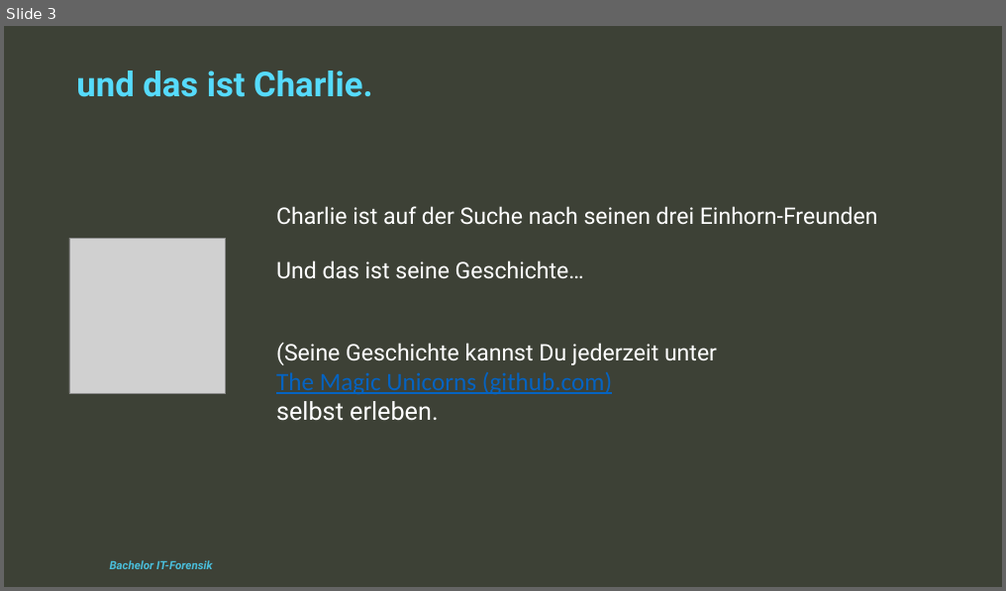
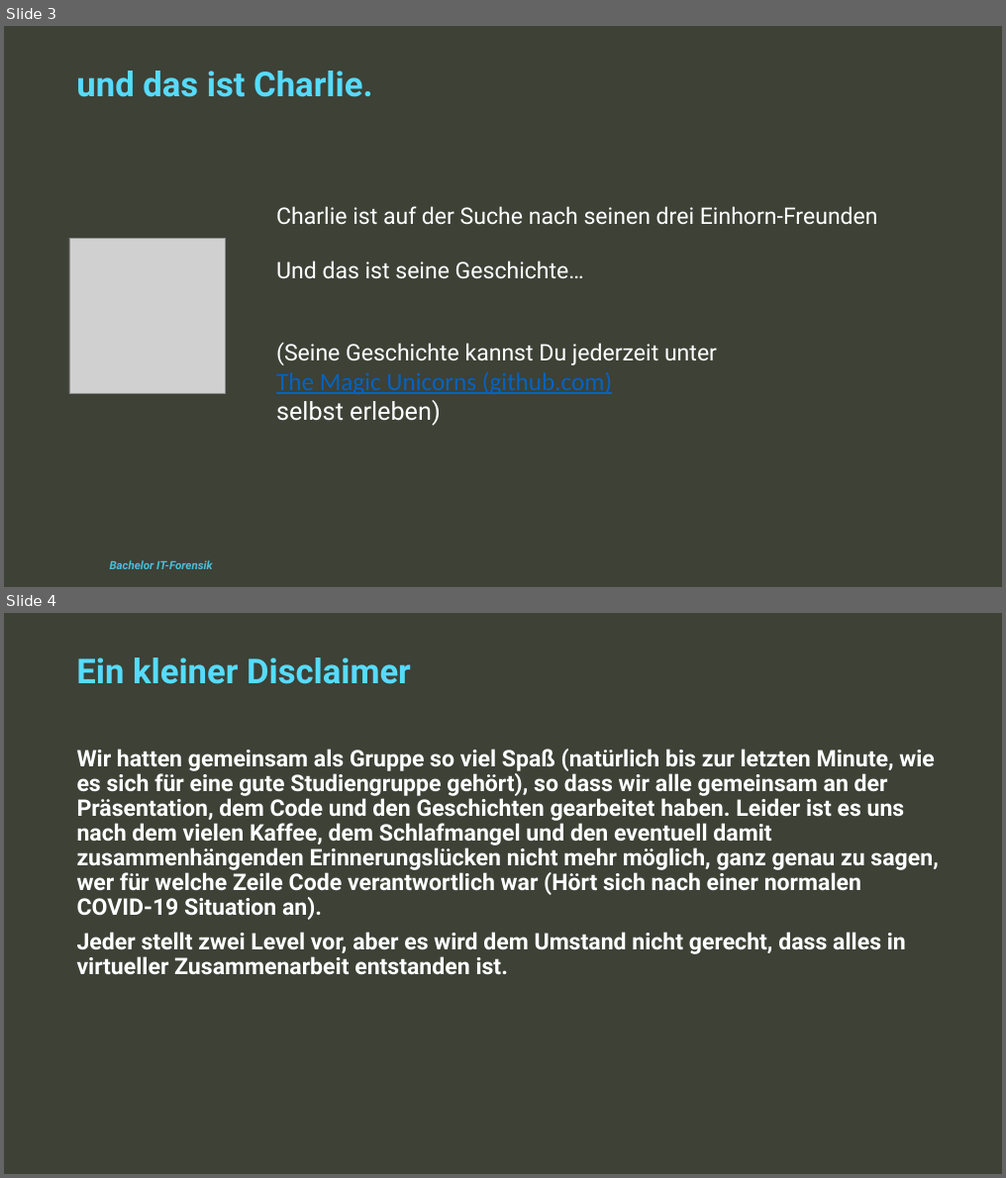
Before and after one commit to The-Magic-Unicorns/pythonescaperoom, a slide deck: TheStory/ProgrammierungII_Gruppe6Mün_EscapeRoom_Präsentation.pptx. Shown one above the other, each under a label of ours: slide 3 before the commit, slides 3 and 4 after it. The pictures are 1006x591 and 1006x1178 pixels, drawn with LibreOffice and Linux fonts; fonts in the diff are those of the drawing; grey boxes stand for pictures; background and template pictures are left out. Boxes give left, top, right and bottom in pixels: in the first picture for what was removed or moved away, otherwise in the second. Text is boxed around its words. In the diff, an @@ line names an element or a change of style, - is before the commit and + after.

```diff
--- a/TheStory/ProgrammierungII_Gruppe6Mün_EscapeRoom_Präsentation.pptx
+++ b/TheStory/ProgrammierungII_Gruppe6Mün_EscapeRoom_Präsentation.pptx
@@ slide 4 added at (4, 613, 1002, 1174), background #3D4136 @@
@@ text added at (76, 658, 411, 684), 33 pt, text #56DBFD, bold @@
+Ein kleiner Disclaimer
@@ text added at (77, 749, 938, 974), 22 pt, text #FFFFFF, bold @@
+Wir hatten gemeinsam als Gruppe so viel Spaß (natürlich bis zur letzten Minute, wie es sich für eine gute Studiengruppe gehört), so dass wir alle gemeinsam an der Präsentation, dem Code und den Geschichten gearbeitet haben. Leider ist es uns nach dem vielen Kaffee, dem Schlafmangel und den eventuell damit zusammenhängenden Erinnerungslücken nicht mehr möglich, ganz genau zu sagen, wer für welche Zeile Code verantwortlich war (Hört sich nach einer normalen COVID-19 Situation an).
+Jeder stellt zwei Level vor, aber es wird dem Umstand nicht gerecht, dass alles in virtueller Zusammenarbeit entstanden ist.
@@ slide 3 changed as well @@
@@ text at (276, 400, 441, 426): text changed @@
-selbst erleben.
+selbst erleben)
```
Also in this commit, not shown: 1 other slide changed, 11 other slides added, 2 slides removed.
